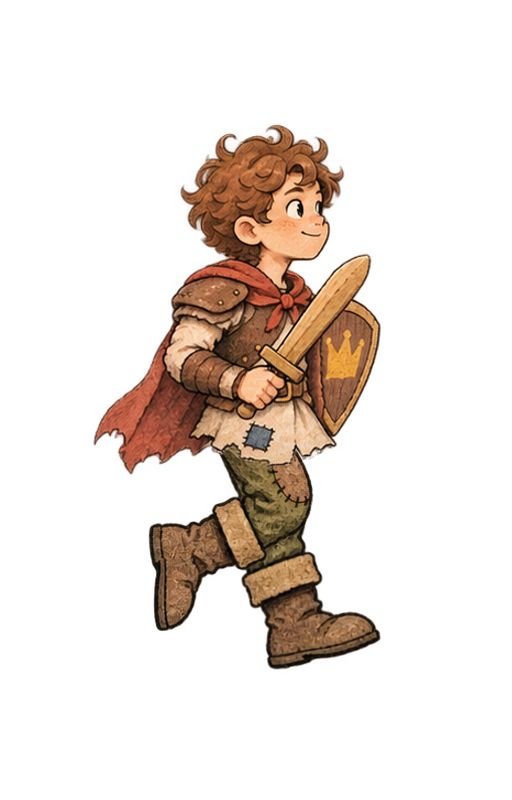
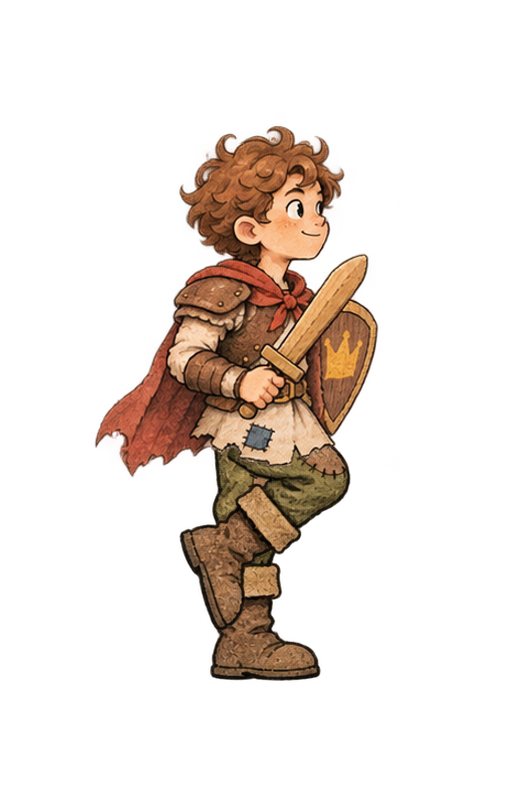
Revision of a layered 512x800 image; what changed, layer by layer:
painted on "Torso" over [91, 123, 384, 576]
painted on "Far Leg" over [128, 377, 383, 683]
painted on "Near Leg" over [91, 403, 343, 683]
